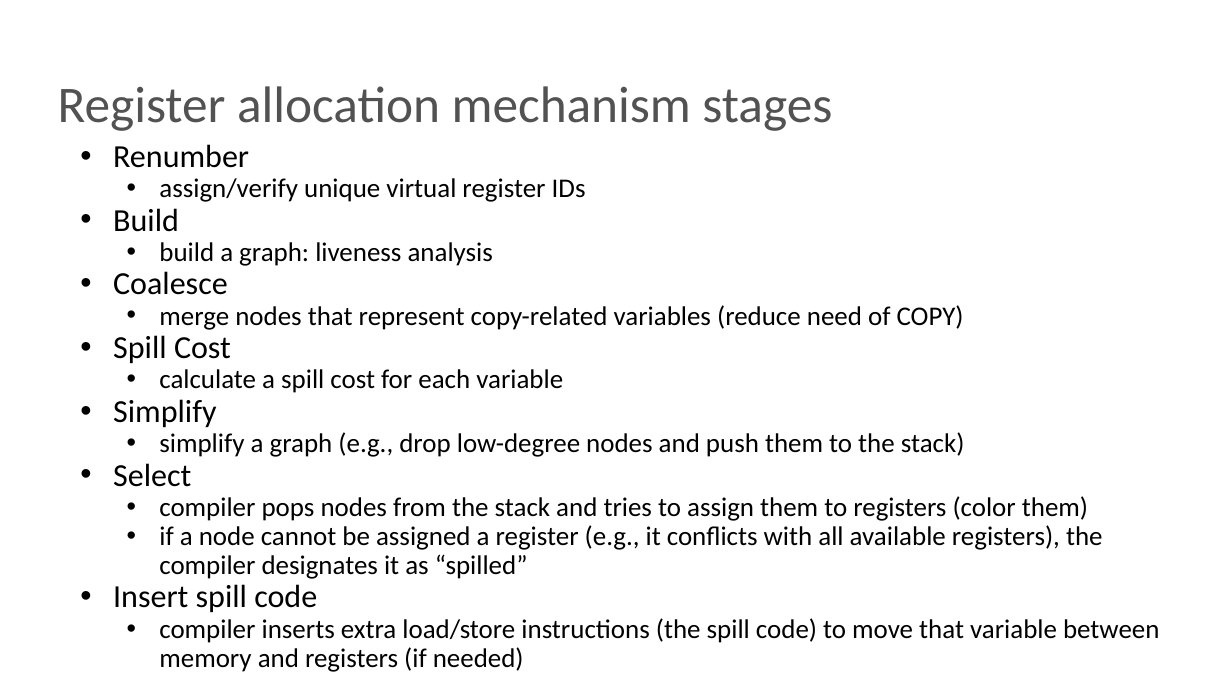
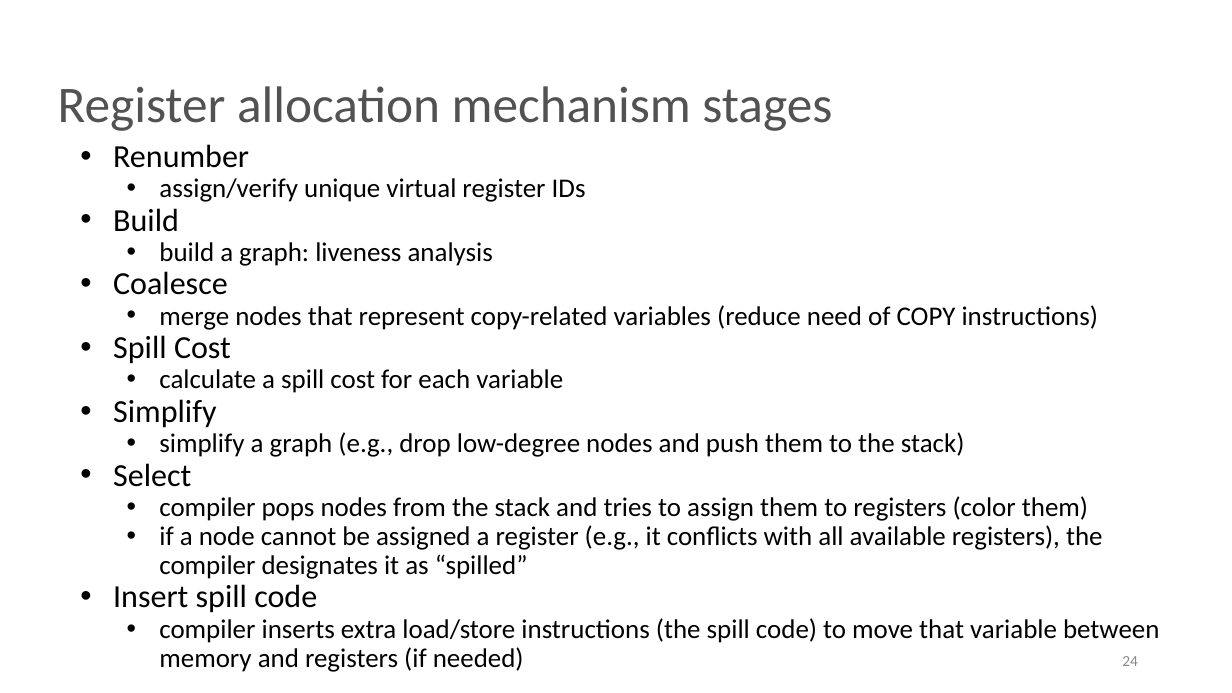
Before and after one commit to NN-complr-tech/Complr-course-lectures, a slide deck: slide 24 of 08-Backends-1.pptx (slide 18 before the commit). Drawn at 1232x693 pixels with LibreOffice and Linux fonts; fonts in the diff are those of the drawing. Boxes give left, top, right and bottom in pixels: in the first picture for what was removed or moved away, otherwise in the second. Text is boxed around its words. In the diff, an @@ line names an element or a change of style, - is before the commit and + after.

```diff
--- a/08-Backends-1.pptx
+++ b/08-Backends-1.pptx
@@ text at <box>159,305,1099,330</box>: text changed @@
-  • merge nodes that represent copy-related variables (reduce need of COPY)
+  • merge nodes that represent copy-related variables (reduce need of COPY instructions)
@@ page number added at <box>1122,656,1138,666</box>, 12 pt, text #888888 @@
+24
```
Also in this commit, not shown: 28 other slides changed, 9 slides added, 1 slide removed.
